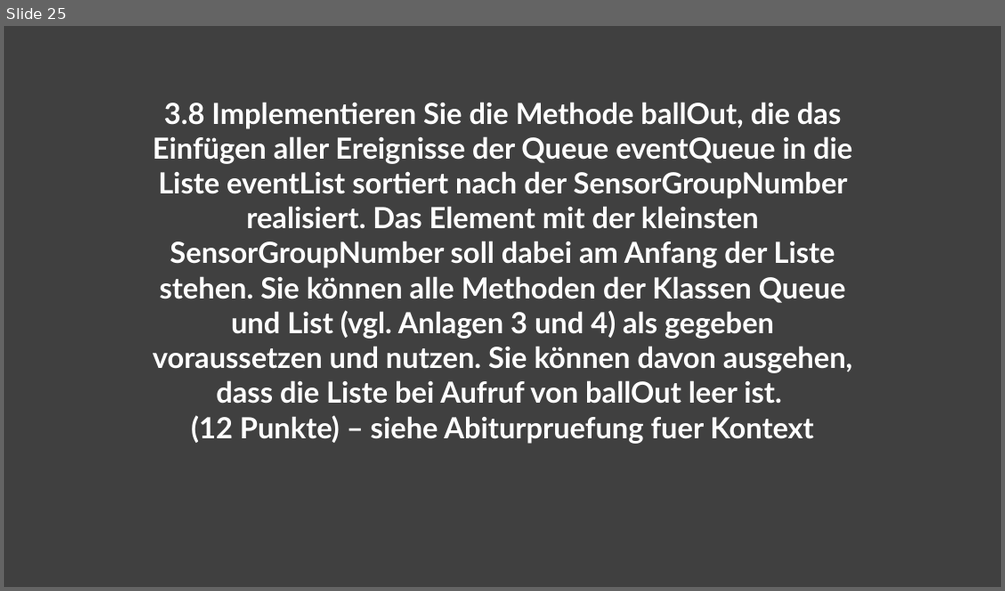
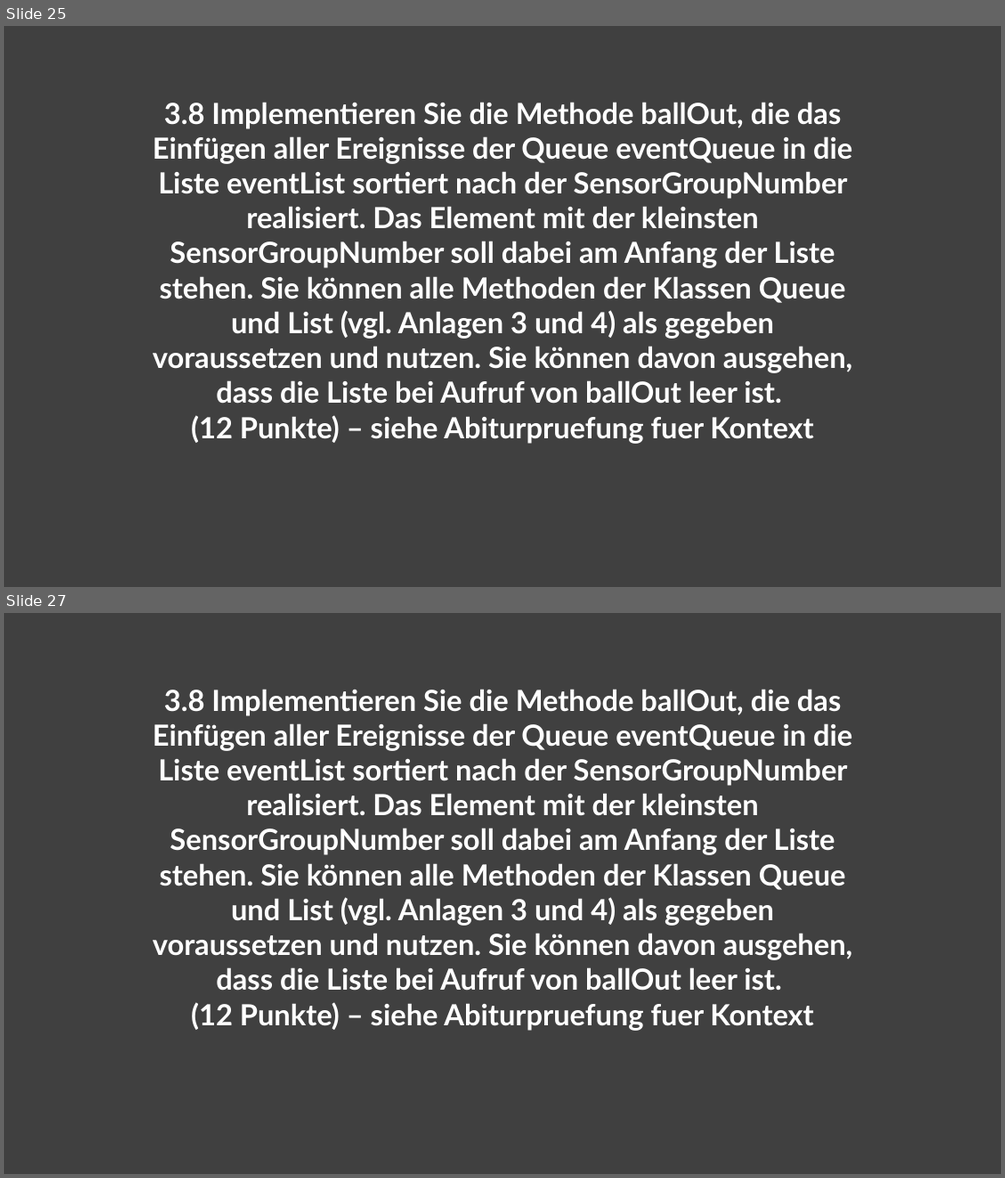
Before and after one commit to AH1M1-Org/School, a slide deck: Informatik/Dynamische Datenstrukturen.pptx. Shown one above the other, each under a label of ours: slide 25 before the commit, slides 25 and 27 after it; the slides between them are not shown. The pictures are 1005x591 and 1005x1178 pixels, drawn with LibreOffice and Linux fonts; fonts in the diff are those of the drawing. Boxes give left, top, right and bottom in pixels: in the first picture for what was removed or moved away, otherwise in the second. Text is boxed around its words. In the diff, an @@ line names an element or a change of style, - is before the commit and + after.

```diff
--- a/Informatik/Dynamische Datenstrukturen.pptx
+++ b/Informatik/Dynamische Datenstrukturen.pptx
@@ slide 27 added at bbox=[4, 613, 1001, 1174], background #404040 @@
@@ text added at bbox=[153, 689, 852, 1030], 28 pt, text #FFFFFF, bold @@
+3.8 Implementieren Sie die Methode ballOut, die das Einfügen aller Ereignisse der Queue eventQueue in die Liste eventList sortiert nach der SensorGroupNumber realisiert. Das Element mit der kleinsten SensorGroupNumber soll dabei am Anfang der Liste stehen. Sie können alle Methoden der Klassen Queue und List (vgl. Anlagen 3 und 4) als gegeben voraussetzen und nutzen. Sie können davon ausgehen, dass die Liste bei Aufruf von ballOut leer ist.
+(12 Punkte) – siehe Abiturpruefung fuer Kontext
```
Also in this commit, not shown: 1 other slide added, 9 other files.
